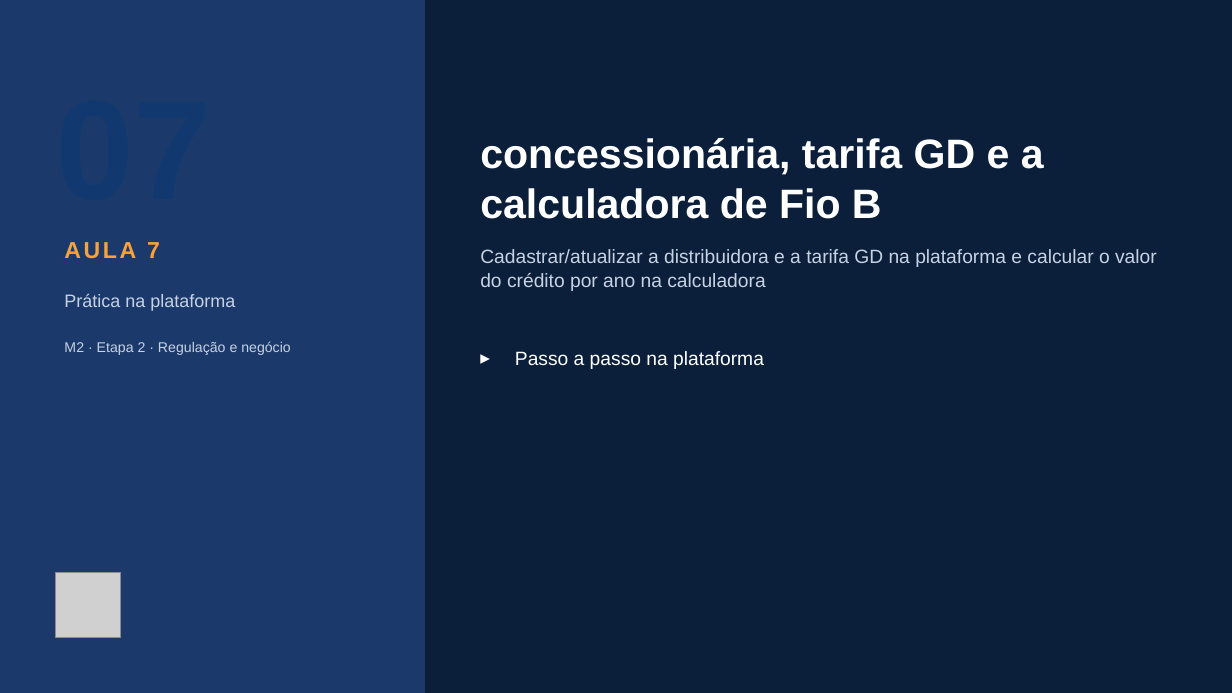
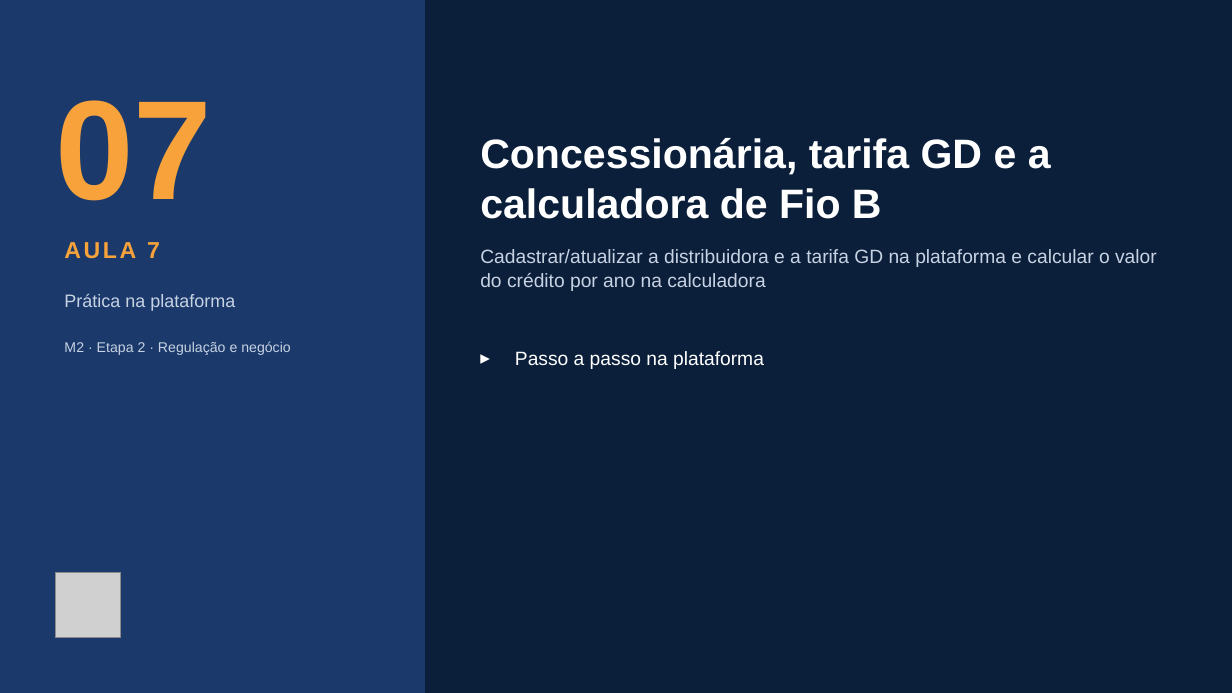
Before and after one commit to marcelo-braga-dev/casaverde, a slide deck: slide 30 of docs/curso/slides/m02-marco-legal.pptx. Drawn at 1232x693 pixels with LibreOffice and Linux fonts; fonts in the diff are those of the drawing; grey boxes stand for pictures. Boxes give left, top, right and bottom in pixels: in the first picture for what was removed or moved away, otherwise in the second. Text is boxed around its words. In the diff, an @@ line names an element or a change of style, - is before the commit and + after.

```diff
--- a/docs/curso/slides/m02-marco-legal.pptx
+++ b/docs/curso/slides/m02-marco-legal.pptx
@@ text added at <box>55,100,212,201</box>, 110 pt, text #F7A23B, bold @@
+07
@@ text at <box>480,138,1051,219</box>: text changed @@
-concessionária, tarifa GD e a calculadora de Fio B
+Concessionária, tarifa GD e a calculadora de Fio B
```
Also in this commit, not shown: 16 other slides changed, 16 other files.
